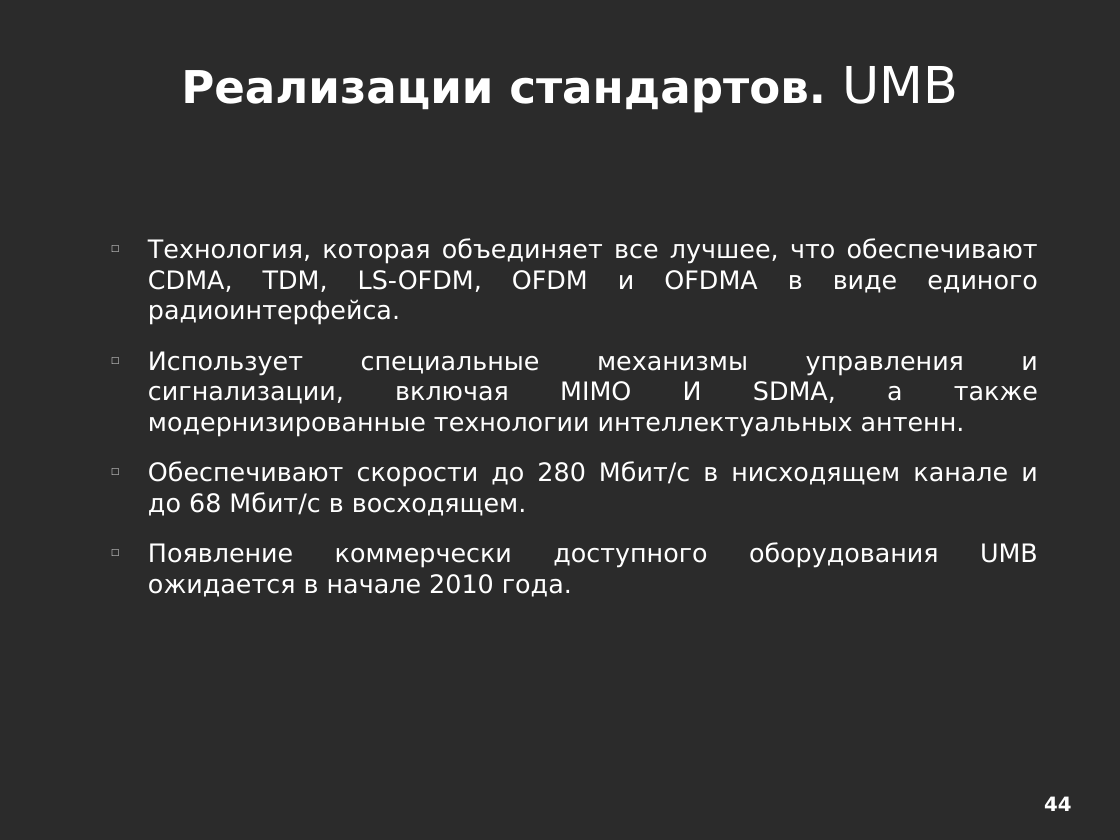
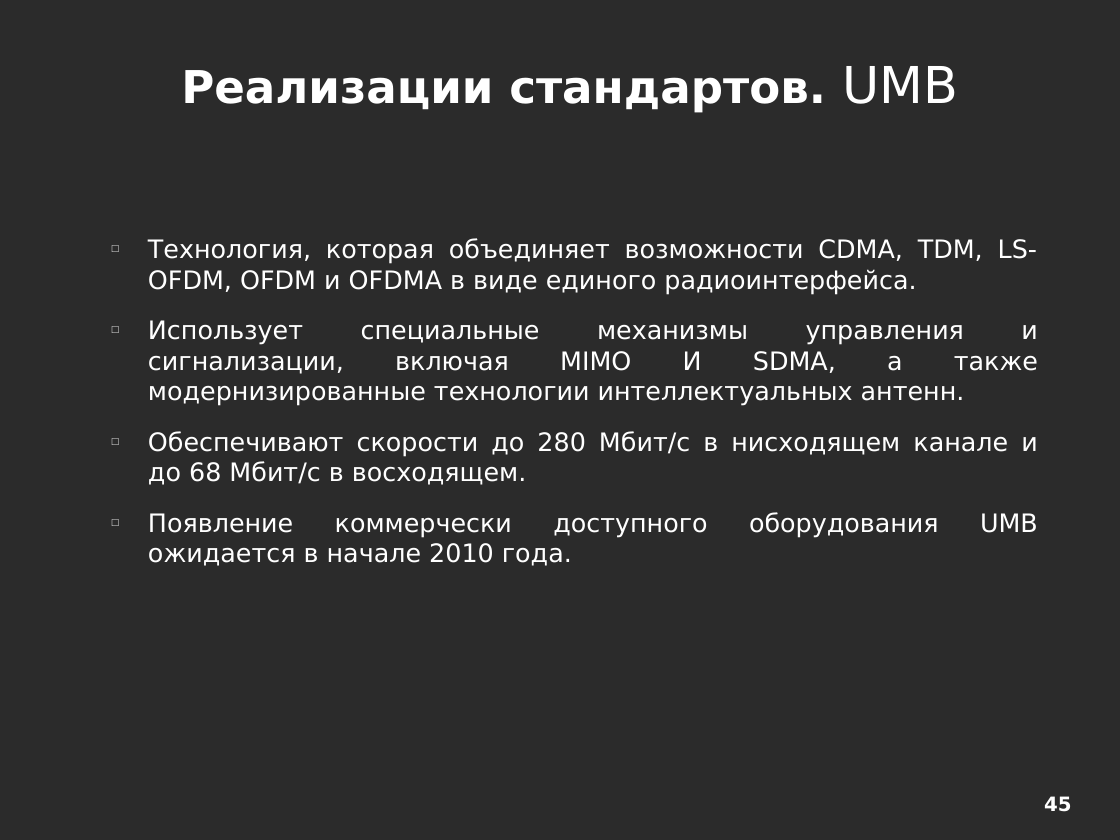
Before and after one commit to aeremenok/a-team-777, a slide deck: slide 45 of 10/smm/doc/eav_wireless.odp (slide 44 before the commit). Drawn at 1120x840 pixels with LibreOffice and Linux fonts; fonts in the diff are those of the drawing; background and template pictures are left out; a plain dark background stands for a picture behind light text. Boxes give left, top, right and bottom in pixels: in the first picture for what was removed or moved away, otherwise in the second. Text is boxed around its words. In the diff, an @@ line names an element or a change of style, - is before the commit and + after.

```diff
--- a/10/smm/doc/eav_wireless.odp
+++ b/10/smm/doc/eav_wireless.odp
@@ text at [148,238,1037,295]: text changed @@
-□ Технология, которая объединяет все лучшее, что обеспечивают CDMA, TDM, LS-OFDM, OFDM и OFDMA в виде единого радиоинтерфейса.
+□ Технология, которая объединяет возможности CDMA, TDM, LS-OFDM, OFDM и OFDMA в виде единого радиоинтерфейса.
@@ page number at [1044,796,1071,812]: text changed @@
-44
+45
```
Also in this commit, not shown: 20 other slides changed, 3 slides added, 1 slide removed.
